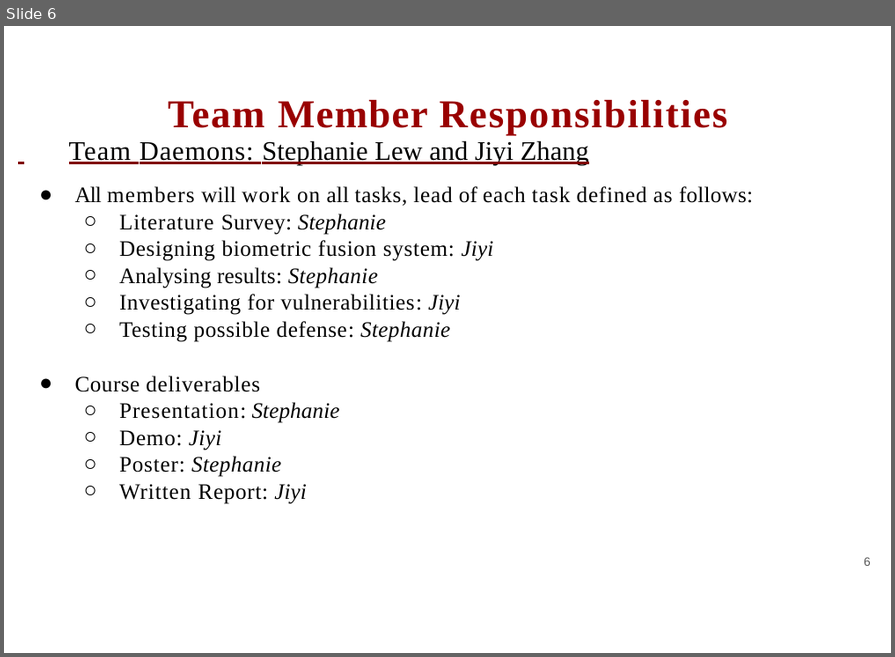
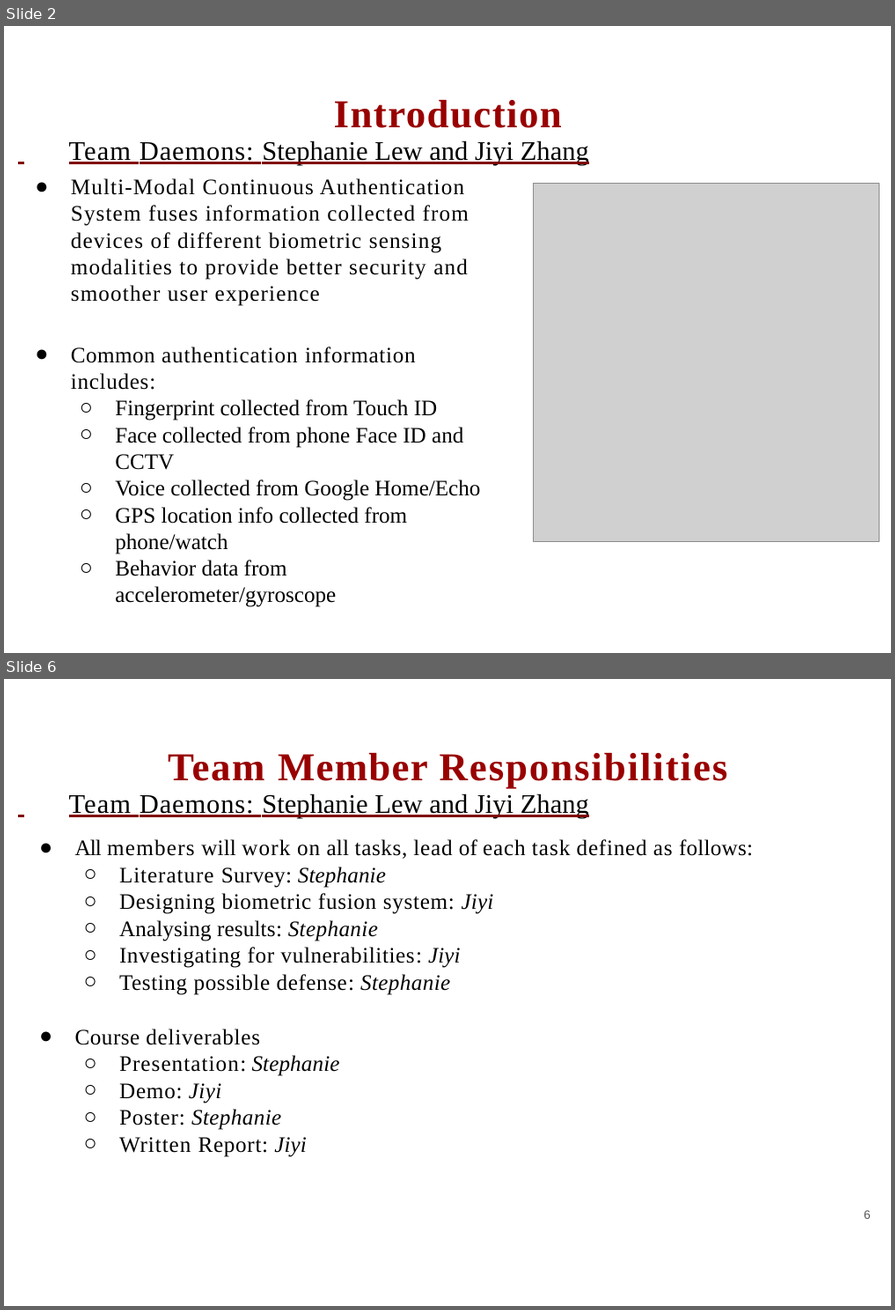
Before and after one commit to slewyh/iot-sec, a slide deck: docs/sow_slides.pptx. Shown one above the other, each under a label of ours: slide 6 before the commit, slides 2 and 6 after it; the slides between them are not shown. The pictures are 895x657 and 895x1310 pixels, drawn with LibreOffice and Linux fonts; fonts in the diff are those of the drawing; grey boxes stand for pictures; background and template pictures are left out. Boxes give left, top, right and bottom in pixels: in the first picture for what was removed or moved away, otherwise in the second. Text is boxed around its words. In the diff, an @@ line names an element or a change of style, - is before the commit and + after.

```diff
--- a/docs/sow_slides.pptx
+++ b/docs/sow_slides.pptx
@@ slide 2 added at box(4, 26, 891, 653), background #FFFFFF @@
@@ title added at box(334, 100, 562, 128), 37.5 pt, text #990000, bold @@
+Introduction
@@ text added at box(69, 140, 589, 607), 21 pt, text #000000 @@
+Team Daemons: Stephanie Lew and Jiyi Zhang
+● Multi-Modal Continuous Authentication System fuses information collected from devices of different biometric sensing modalities to provide better security and smoother user experience
+● Common authentication information includes:
+  ○ Fingerprint collected from Touch ID
+  ○ Face collected from phone Face ID and CCTV
+  ○ Voice collected from Google Home/Echo
+  ○ GPS location info collected from phone/watch
+  ○ Behavior data from accelerometer/gyroscope
@@ picture added at box(534, 184, 880, 542) @@
```
Also in this commit, not shown: 3 slides changed, 3 other slides added, 4 slides removed.
